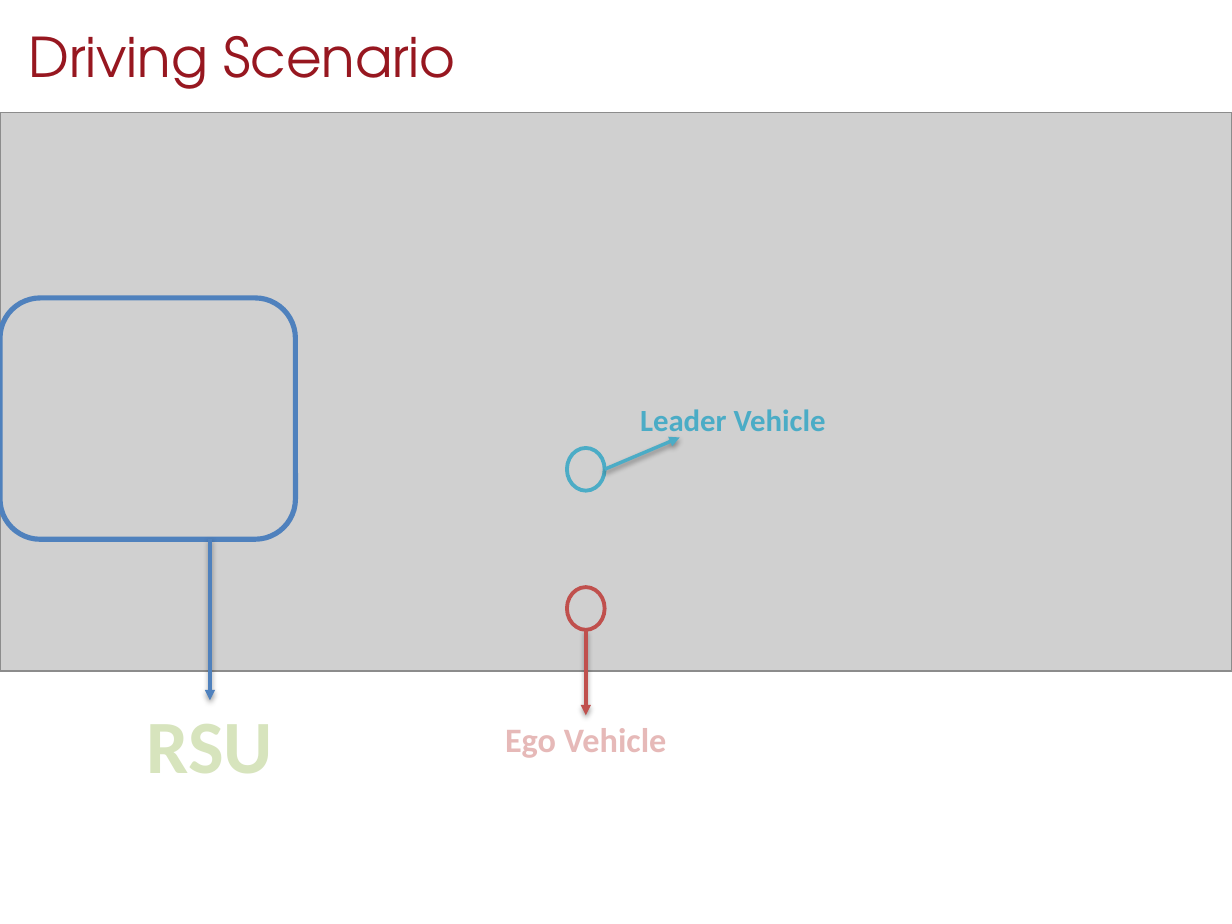
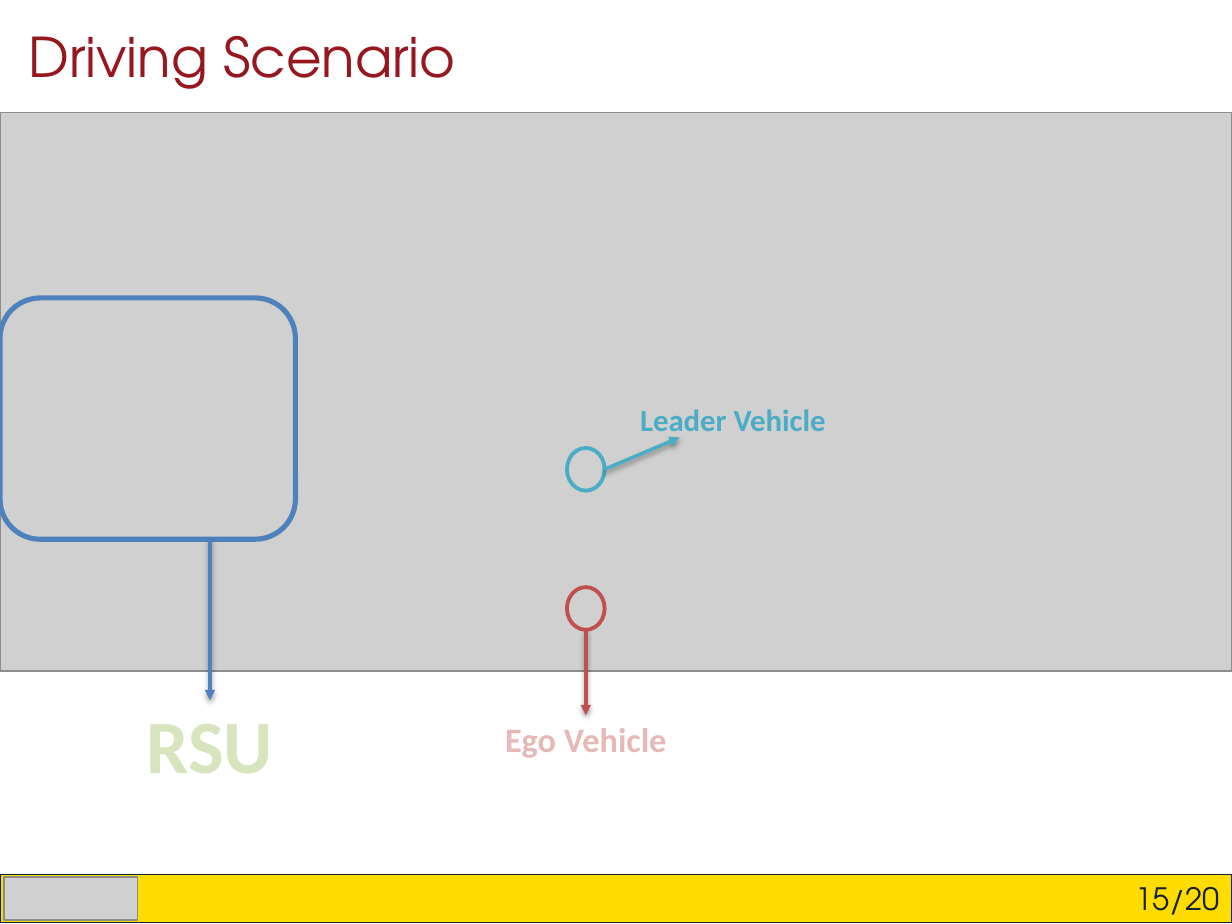
Before and after one commit to Arciro/CSAGV-project, a slide deck: slide 16 of Presentation.pptx. Drawn at 1232x924 pixels with LibreOffice and Linux fonts; fonts in the diff are those of the drawing; grey boxes stand for pictures. Boxes give left, top, right and bottom in pixels: in the first picture for what was removed or moved away, otherwise in the second. Text is boxed around its words. In the diff, an @@ line names an element or a change of style, - is before the commit and + after.

```diff
--- a/Presentation.pptx
+++ b/Presentation.pptx
@@ rectangle added at bbox=[0, 875, 1232, 923], fill #FFDC00, outline #162230 0.75 pt, 18 pt, text #162230 @@
+15/20
@@ picture added at bbox=[4, 877, 137, 920] @@
```
Also in this commit, not shown: 19 other slides changed.
